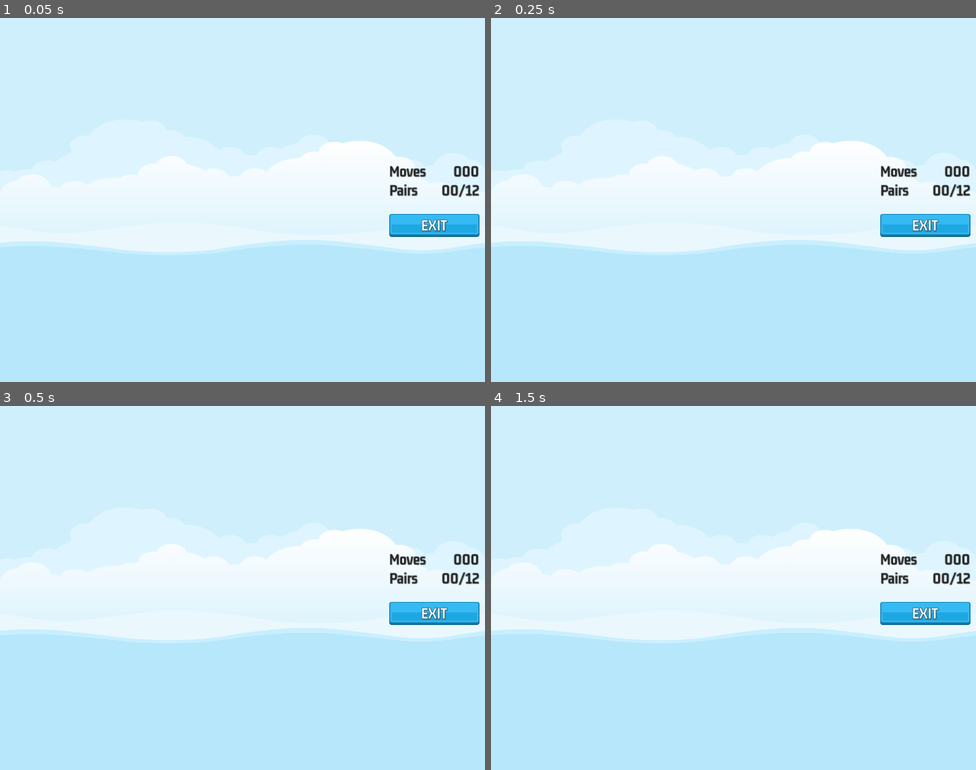
Above: before the commit, frames 1-4 (two rows, left to right).
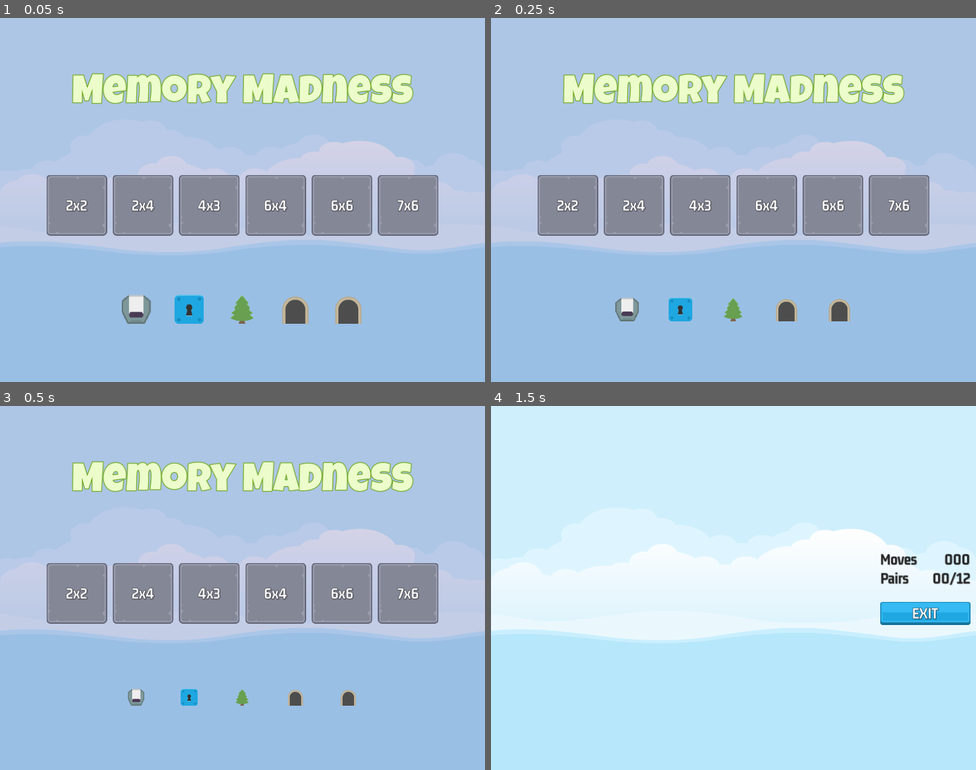
Above: after the commit, the same moments.

Repository: niamh-d/godot-memory-madness
Game: Godot game, scene res://scenes/master/master.tscn
Two runs of this game, one before a commit and one after it. Both use one fixed random seed, a clock stepped at 60 frames per second and the inputs below.
Inputs (mouse positions are in pixels of both pictures, inside the frame that each line leads up to):
- Up to frame 1 (0.05 s): no input
- Up to frame 2 (0.25 s): no input
- Up to frame 3 (0.5 s): no input
- Up to frame 4 (1.5 s): click (568, 591) at 0.5 s, where only the run after the commit has a clickable "2x2"; tap Enter at 1.25 s

The runs differ from the first frame. In frame 1, 100% of the frame differs, in the area x 0-100%, y 0-100%; in frame 2, 100%; in frame 3, 100%; in frame 4, nothing differs.

Commit message:
game <> main navigation

Diff:
--- a/project.godot
+++ b/project.godot
@@ -18,6 +18,7 @@
 
 ImageManager="*res://singletons/image_manager.gd"
 GameManager="*res://singletons/game_manager.gd"
+SignalManager="*res://singletons/signal_manager.gd"
 
 [display]
 
--- /dev/null
+++ b/scenes/game/game.gd
@@ -0,0 +1,11 @@
+extends Control
+
+func _ready() -> void:
+	SignalManager.on_lvl_selected.connect(on_lvl_selected)
+
+func on_lvl_selected(lvl_num: int) -> void:
+	print(lvl_num)
+
+
+func _on_exit_button_pressed() -> void:
+	SignalManager.on_game_exit_pressed.emit()
--- a/scenes/game/game.tscn
+++ b/scenes/game/game.tscn
@@ -1,6 +1,7 @@
-[gd_scene load_steps=5 format=3 uid="uid://deiecu1v05ota"]
+[gd_scene load_steps=6 format=3 uid="uid://deiecu1v05ota"]
 
 [ext_resource type="LabelSettings" uid="uid://efdir2vdny11" path="res://assets/GM_32_Dark.tres" id="1_bm1cw"]
+[ext_resource type="Script" path="res://scenes/game/game.gd" id="1_jwpvh"]
 [ext_resource type="Texture2D" uid="uid://brfakb4sush26" path="res://assets/ui/blue_button00.png" id="2_0nxfe"]
 [ext_resource type="Texture2D" uid="uid://c1ka0c4eh5l7e" path="res://assets/ui/green_button00.png" id="3_u1a3b"]
 [ext_resource type="LabelSettings" uid="uid://bb630qrhxr0ef" path="res://assets/GM_32_White.tres" id="4_k70sa"]
@@ -12,6 +13,7 @@
 anchor_bottom = 1.0
 grow_horizontal = 2
 grow_vertical = 2
+script = ExtResource("1_jwpvh")
 
 [node name="HB" type="HBoxContainer" parent="."]
 layout_mode = 1
@@ -98,3 +100,5 @@
 label_settings = ExtResource("4_k70sa")
 horizontal_alignment = 1
 vertical_alignment = 1
+
+[connection signal="pressed" from="HB/MC2/VB/ExitButton" to="." method="_on_exit_button_pressed"]
--- a/scenes/level_button/level_button.gd
+++ b/scenes/level_button/level_button.gd
@@ -12,6 +12,5 @@
 		lvl_data.get_num_rows()
 	]
 
-# Called every frame. 'delta' is the elapsed time since the previous frame.
-func _process(delta: float) -> void:
-	pass
+func _on_pressed() -> void:
+	SignalManager.on_lvl_selected.emit(level_num)
--- a/scenes/level_button/level_button.tscn
+++ b/scenes/level_button/level_button.tscn
@@ -34,3 +34,5 @@
 label_settings = ExtResource("4_1yydo")
 horizontal_alignment = 1
 vertical_alignment = 1
+
+[connection signal="pressed" from="." to="." method="_on_pressed"]
--- a/scenes/master/master.gd
+++ b/scenes/master/master.gd
@@ -1,12 +1,19 @@
 extends CanvasLayer
 
+@onready var main: Control = $Main
+@onready var game: Control = $Game
 
-# Called when the node enters the scene tree for the first time.
 func _ready() -> void:
-	var data: SelectedLevelData = GameManager.get_level_selection(3)
-	pass
+	show_game(false)
+	SignalManager.on_game_exit_pressed.connect(on_game_exit_pressed)
+	SignalManager.on_lvl_selected.connect(on_lvl_selected)
 
+func show_game(show: bool) -> void:
+	game.visible = show
+	main.visible = !show
 
-# Called every frame. 'delta' is the elapsed time since the previous frame.
-func _process(delta: float) -> void:
-	pass
+func on_game_exit_pressed() -> void:
+	show_game(false)
+
+func on_lvl_selected(lvl_num: int) -> void:
+	show_game(true)
--- a/scenes/master/master.tscn
+++ b/scenes/master/master.tscn
@@ -18,6 +18,5 @@
 expand_mode = 1
 
 [node name="Main" parent="." instance=ExtResource("3_njkgk")]
-visible = false
 
 [node name="Game" parent="." instance=ExtResource("4_sypbp")]
--- /dev/null
+++ b/singletons/signal_manager.gd
@@ -0,0 +1,4 @@
+extends Node
+
+signal on_game_exit_pressed
+signal on_lvl_selected(lvl_num: int)
